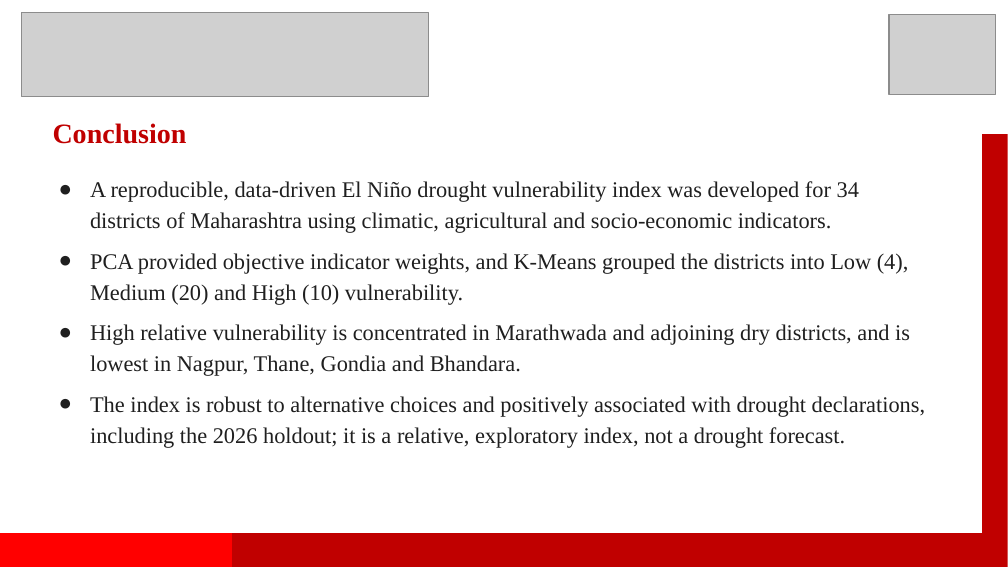
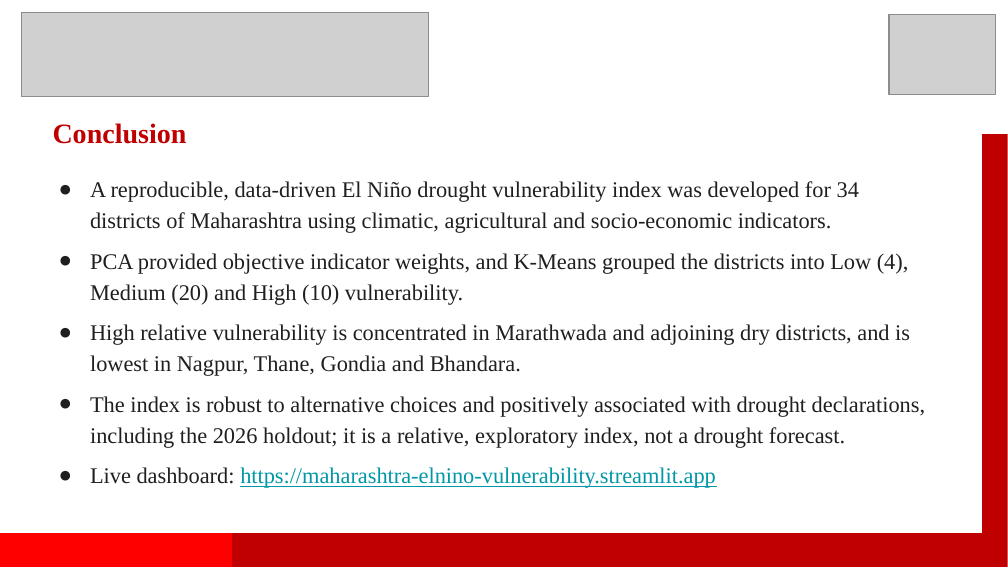
Before and after one commit to peeyusha06/Minor-Project-1-Group-12, a slide deck: slide 25 of 04 PPT/Final PPT.pptx. Drawn at 1008x567 pixels with LibreOffice and Linux fonts; fonts in the diff are those of the drawing; grey boxes stand for pictures. Boxes give left, top, right and bottom in pixels: in the first picture for what was removed or moved away, otherwise in the second. Text is boxed around its words. In the diff, an @@ line names an element or a change of style, - is before the commit and + after.

Commit message:
Add the live dashboard link to the report and PPT

```diff
--- a/04 PPT/Final PPT.pptx
+++ b/04 PPT/Final PPT.pptx
@@ text at <box>90,467,716,488</box>: paragraph added @@
+● Live dashboard: https://maharashtra-elnino-vulnerability.streamlit.app
```
Also in this commit, not shown: 1 other slide changed, 4 other files.
